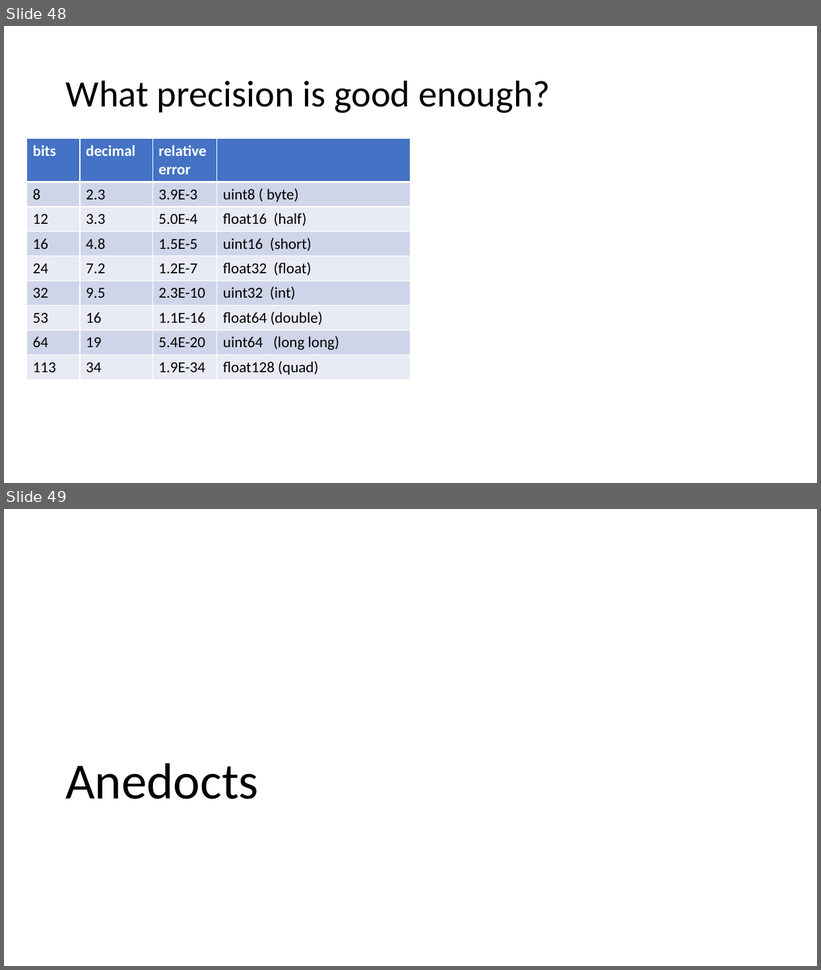
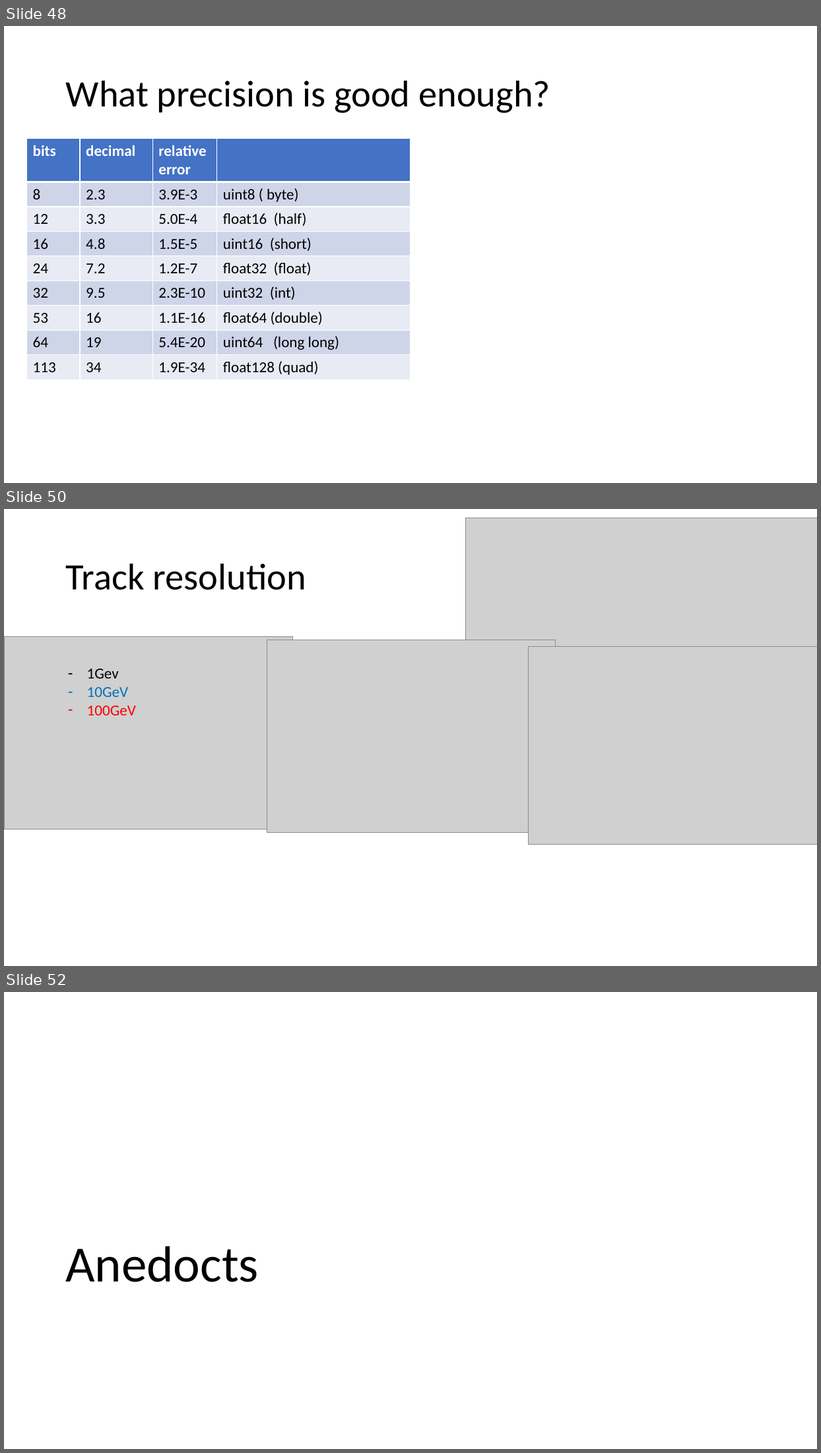
Before and after one commit to VinInn/FPCourse, a slide deck: Slides/FPforScientist.pptx. Shown one above the other, each under a label of ours: slides 48 and 49 before the commit, slides 48, 50 and 52 after it; the slides between them are not shown. The pictures are 821x970 and 821x1453 pixels, drawn with LibreOffice and Linux fonts; fonts in the diff are those of the drawing; grey boxes stand for pictures. Boxes give left, top, right and bottom in pixels: in the first picture for what was removed or moved away, otherwise in the second. Text is boxed around its words. In the diff, an @@ line names an element or a change of style, - is before the commit and + after.

Commit message:
add detector resolution

```diff
--- a/Slides/FPforScientist.pptx
+++ b/Slides/FPforScientist.pptx
@@ slide 50 added at (4,509,817,966), background #FFFFFF @@
@@ picture added at (466,518,817,651) @@
@@ title added at (66,563,306,590), 44 pt, text #000000 @@
+Track resolution
@@ picture added at (5,637,293,829) @@
@@ picture added at (267,640,556,832) @@
@@ picture added at (529,647,817,844) @@
@@ text added at (87,669,136,716), 18 pt, text #FF0000 @@
+– 1Gev
+– 10GeV
+– 100GeV
@@ what was slide 49 is now slide 52 @@
```
Also in this commit, not shown: 2 other slides added.
